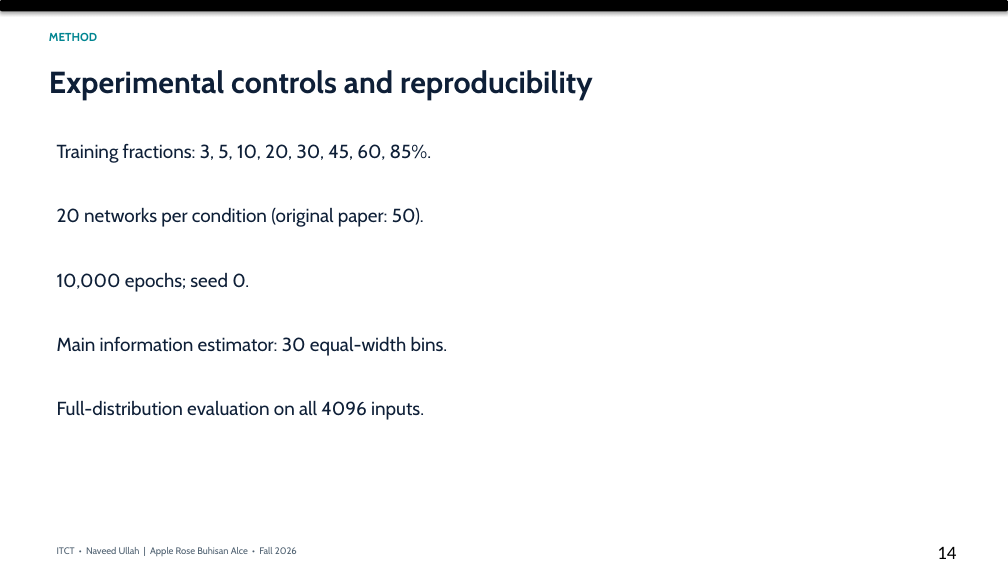
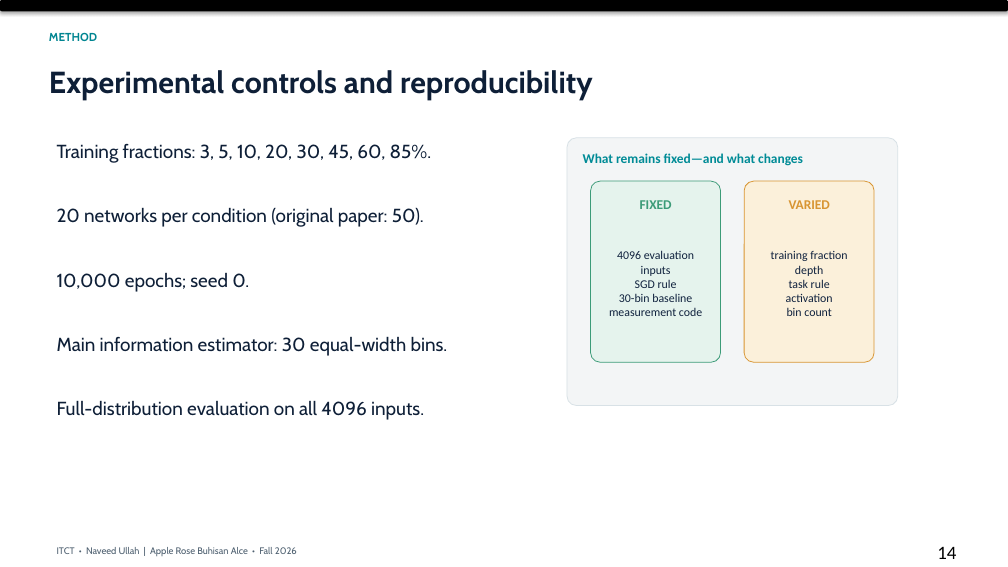
Before and after one commit to arba318/arba318.github.io, a slide deck: slide 14 of itct-midterm/artifacts/ITCT_Final_Presentation.pptx. Drawn at 1008x567 pixels with LibreOffice and Linux fonts; fonts in the diff are those of the drawing. Boxes give left, top, right and bottom in pixels: in the first picture for what was removed or moved away, otherwise in the second. Text is boxed around its words. In the diff, an @@ line names an element or a change of style, - is before the commit and + after.

```diff
--- a/itct-midterm/artifacts/ITCT_Final_Presentation.pptx
+++ b/itct-midterm/artifacts/ITCT_Final_Presentation.pptx
@@ rounded rectangle added at (567, 138, 898, 405), fill #F3F5F6, outline #D8E1E6 0.75 pt @@
@@ text added at (583, 153, 803, 166), 12.8 pt, text #008B96, bold @@
+What remains fixed—and what changes
@@ rounded rectangle added at (591, 181, 721, 363), fill #E5F3ED, outline #3C9B78 0.75 pt @@
@@ text added at (640, 200, 672, 209), 12.8 pt, text #3C9B78, bold @@
+FIXED
@@ rounded rectangle added at (744, 181, 874, 363), fill #FBF0DA, outline #D89532 0.75 pt @@
@@ text added at (789, 200, 830, 209), 12.8 pt, text #D89532, bold @@
+VARIED
@@ text added at (609, 250, 702, 316), 11.2 pt, text #10223E @@
+4096 evaluation inputs
+SGD rule
+30-bin baseline
+measurement code
@@ text added at (771, 251, 847, 316), 11.2 pt, text #10223E @@
+training fraction
+depth
+task rule
+activation
+bin count
```
Also in this commit, not shown: 11 other slides changed, 1 other file.
